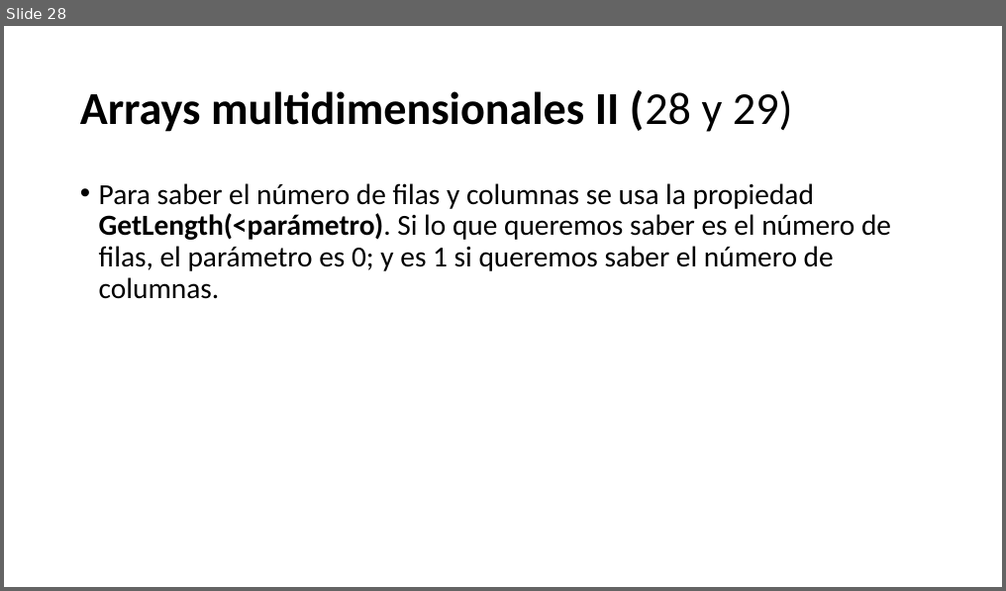
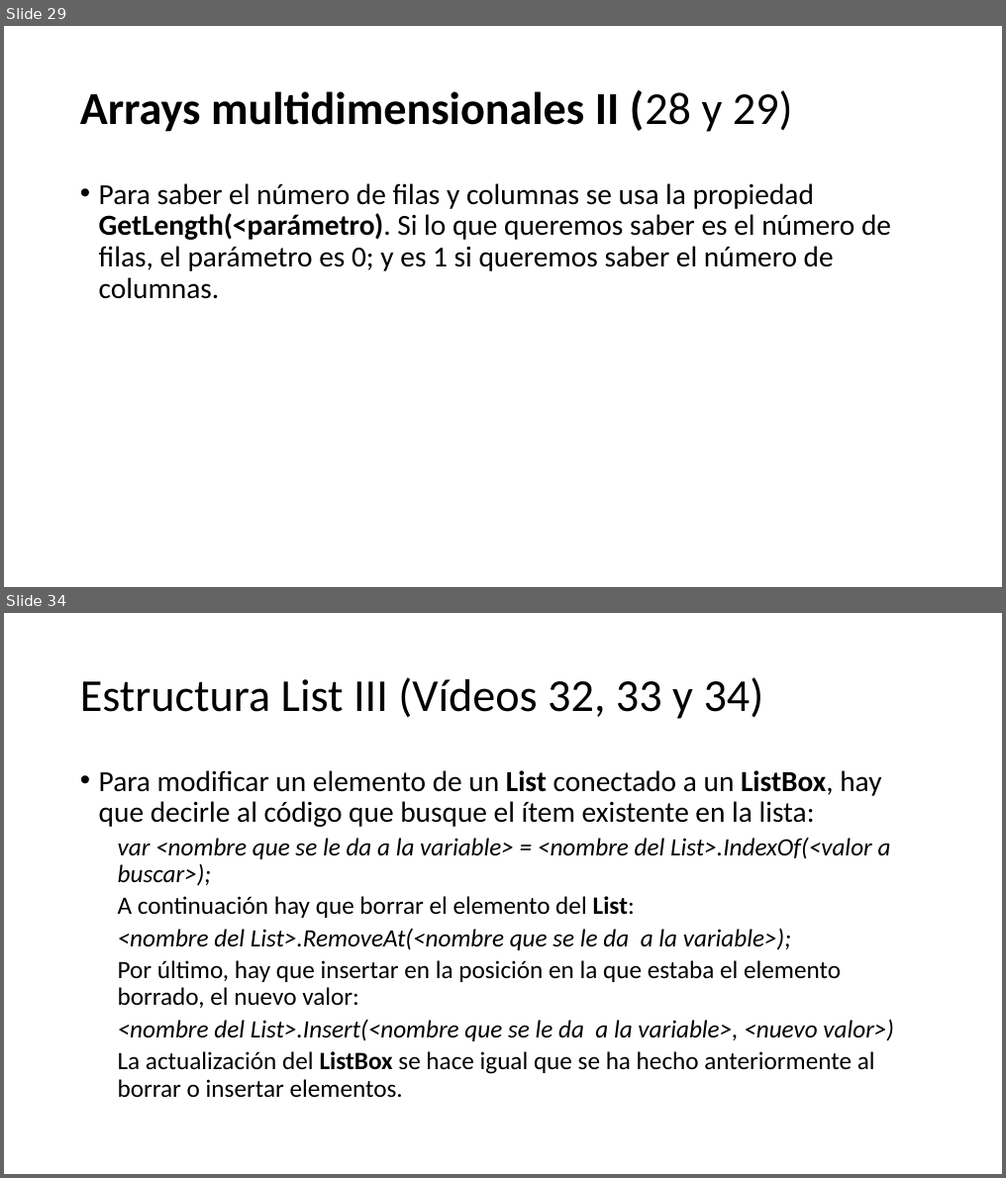
Before and after one commit to Worome/Recetatic, a slide deck: Recetatic/Visual C#.pptx. Shown one above the other, each under a label of ours: slide 28 before the commit, slides 29 and 34 after it; the slides between them are not shown. The pictures are 1006x591 and 1006x1178 pixels, drawn with LibreOffice and Linux fonts; fonts in the diff are those of the drawing. Boxes give left, top, right and bottom in pixels: in the first picture for what was removed or moved away, otherwise in the second. Text is boxed around its words. In the diff, an @@ line names an element or a change of style, - is before the commit and + after.

```diff
--- a/Recetatic/Visual C#.pptx
+++ b/Recetatic/Visual C#.pptx
@@ slide 34 added at <box>4,613,1002,1174</box>, background #FFFFFF @@
@@ title added at <box>80,677,764,719</box>, 44 pt, text #000000 @@
+Estructura List III (Vídeos 32, 33 y 34)
@@ text added at <box>99,770,894,1098</box>, 24 pt, text #000000 @@
+• Para modificar un elemento de un List conectado a un ListBox, hay que decirle al código que busque el ítem existente en la lista:
+  var <nombre que se le da a la variable> = <nombre del List>.IndexOf(<valor a buscar>);
+  A continuación hay que borrar el elemento del List:
+  <nombre del List>.RemoveAt(<nombre que se le da a la variable>);
+  Por último, hay que insertar en la posición en la que estaba el elemento borrado, el nuevo valor:
+  <nombre del List>.Insert(<nombre que se le da a la variable>, <nuevo valor>)
+  La actualización del ListBox se hace igual que se ha hecho anteriormente al borrar o insertar elementos.
@@ what was slide 28 is now slide 29 @@
```
Also in this commit, not shown: 1 slide changed, 16 other slides added.
